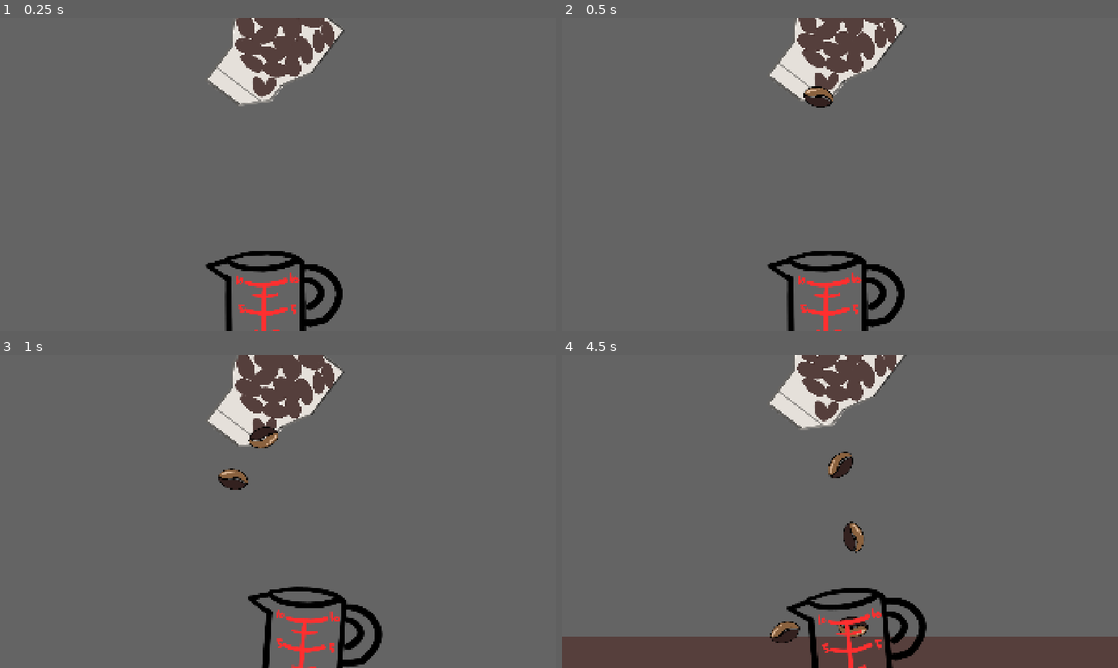
Above: before the commit, frames 1-4 (two rows, left to right).
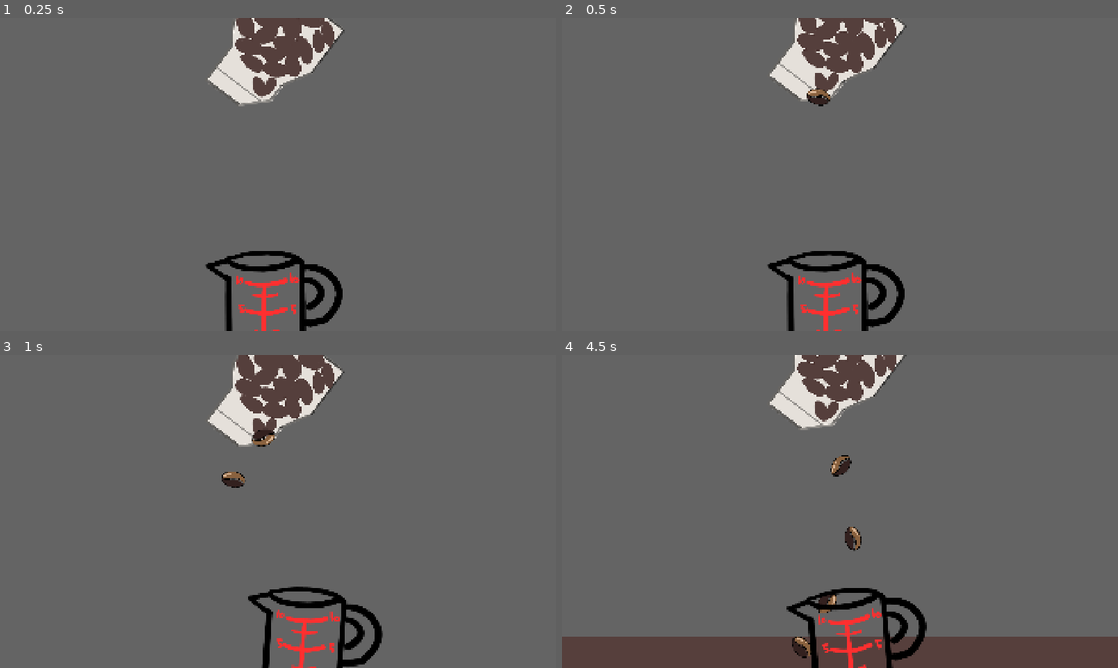
Above: after the commit, the same moments.

Repository: Sunday-Studio-Team/cafe
Game: Godot game, scene res://minigames/ingredients_refill/ingredients_refill_minigame.tscn
The game is run twice, just before and just after one commit, with the same random seed, the same clock (stepped at 60 frames per second) and the same inputs. This scene is started directly instead of the project's main scene.
Inputs (mouse positions are in pixels of both pictures, inside the frame that each line leads up to):
- Up to frame 1 (0.25 s): no input
- Up to frame 2 (0.5 s): no input
- Up to frame 3 (1 s): tap Enter at 0.5 s; move the mouse to (400, 495) at 0.52 s; hold D (move_right) from 0.53 s (still down); hold E (interact) from 0.53 s (still down); click (400, 495) at 0.67 s
- Up to frame 4 (4.5 s): move the mouse to (728, 527) at 1.27 s; release D (move_right) at 1.28 s; release E (interact) at 1.28 s; hold S (move_back) 1.28-2.03 s; tap Shift (sprint) at 1.35 s; move the mouse to (895, 442) at 2.02 s; hold D (move_right) 2.03-2.78 s; tap I at 2.1, 4.35 s; move the mouse to (812, 574) at 2.77 s; hold W (move_forward) 2.78-3.53 s; tap E (interact) at 2.85 s; click (812, 574) at 2.92 s; move the mouse to (1006, 558) at 3.52 s; hold Shift (sprint) 3.53-4.28 s; hold A (move_left) from 3.53 s (still down); move the mouse to (673, 464) at 4.27 s

Frame 1 is identical in both runs. In frame 2, 0.2% of the frame differs, in the area x 43-49%, y 21-29%; in frame 3, 0.3%; in frame 4, 1.1%, in the area x 37-56%, y 30-97%.

Commit message:
improve collisions in refill minigame

Diff:
--- a/godot/minigames/ingredients_refill/coffee_bean.tscn
+++ b/godot/minigames/ingredients_refill/coffee_bean.tscn
@@ -2,14 +2,17 @@
 
 [ext_resource type="Texture2D" uid="uid://s043j74ko4a1" path="res://sprites/coffee_bean.png" id="1_qurre"]
 
-[sub_resource type="CircleShape2D" id="CircleShape2D_m1jwq"]
-radius = 48.0
+[sub_resource type="CapsuleShape2D" id="CapsuleShape2D_onrkg"]
+radius = 25.0
+height = 80.0
 
 [node name="Bean" type="RigidBody2D" unique_id=68542228]
 
 [node name="Sprite2D" type="Sprite2D" parent="." unique_id=2111375374]
-scale = Vector2(0.25, 0.25)
+scale = Vector2(0.2, 0.2)
 texture = ExtResource("1_qurre")
 
 [node name="CollisionShape2D" type="CollisionShape2D" parent="." unique_id=1292871675]
-shape = SubResource("CircleShape2D_m1jwq")
+position = Vector2(-1, -1)
+rotation = -0.7382135
+shape = SubResource("CapsuleShape2D_onrkg")
